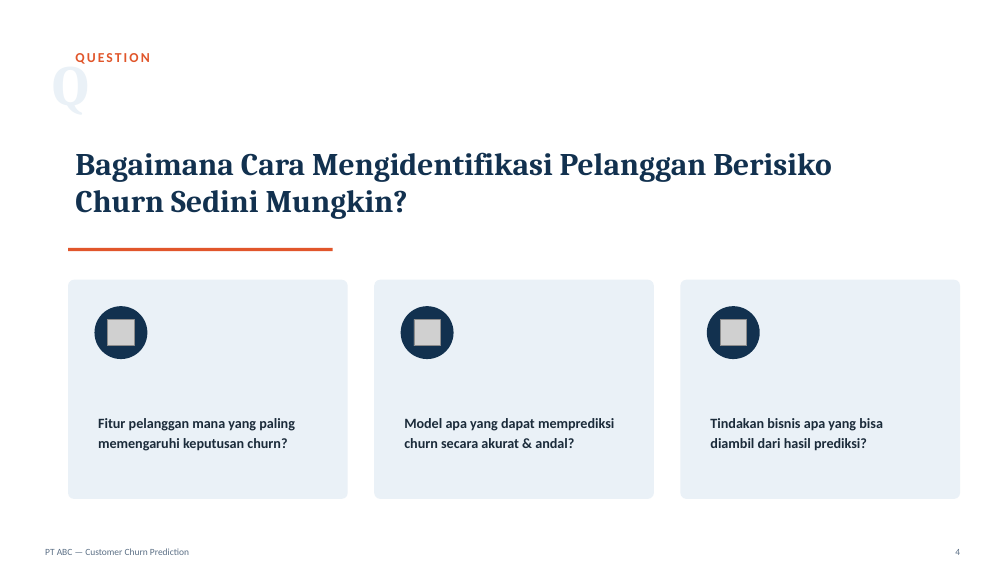
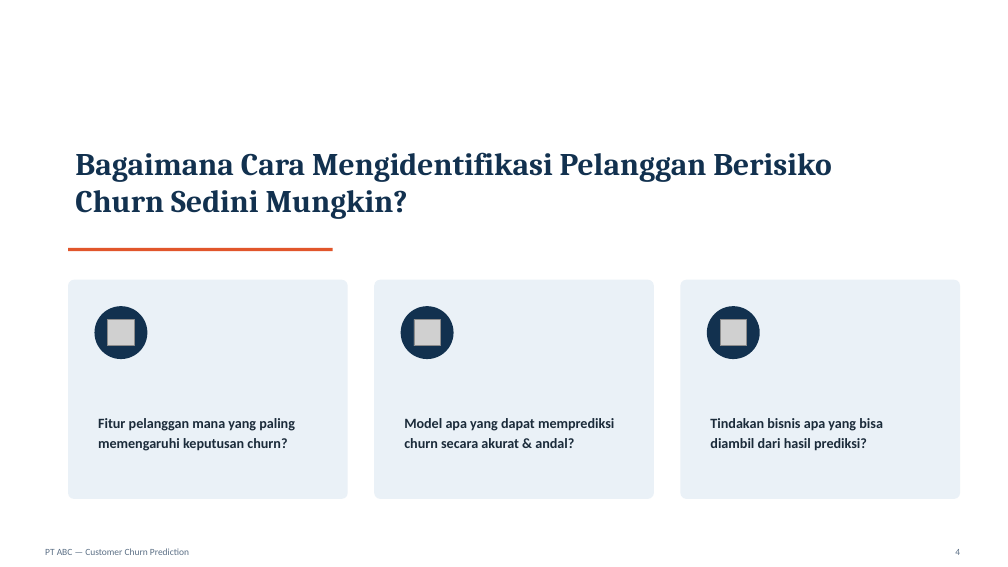
Before and after one commit to mieffarohi/customer-churn-prediction, a slide deck: slide 4 of Customer Churn Prediction - PT ABC.pptx. Drawn at 1008x567 pixels with LibreOffice and Linux fonts; fonts in the diff are those of the drawing; grey boxes stand for pictures. Boxes give left, top, right and bottom in pixels: in the first picture for what was removed or moved away, otherwise in the second. Text is boxed around its words. In the diff, an @@ line names an element or a change of style, - is before the commit and + after.

```diff
--- a/Customer Churn Prediction - PT ABC.pptx
+++ b/Customer Churn Prediction - PT ABC.pptx
@@ text removed at (53, 53, 90, 64) @@
-Q
@@ text removed at (75, 53, 149, 64) @@
-QUESTION
```
Also in this commit, not shown: 9 other slides changed.
